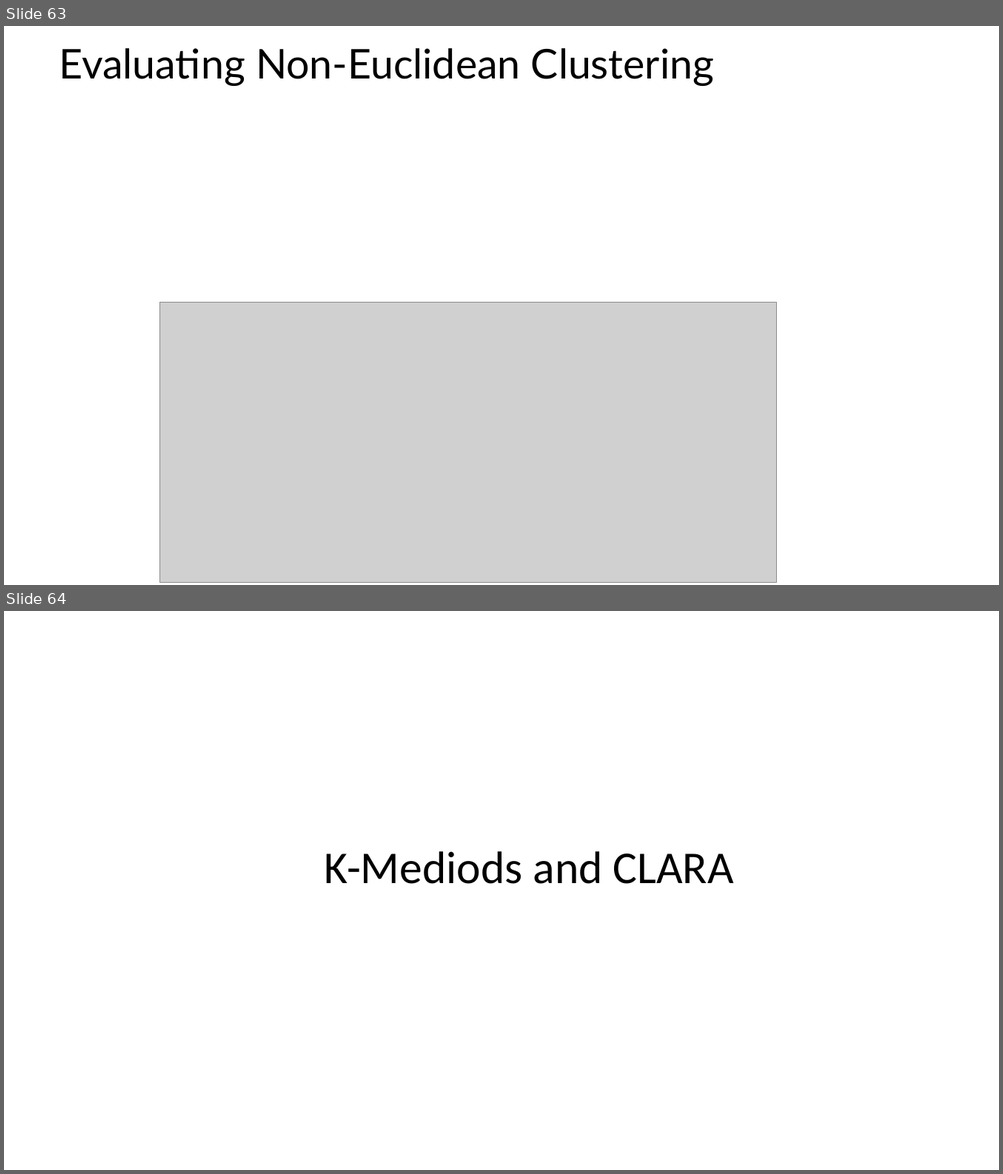
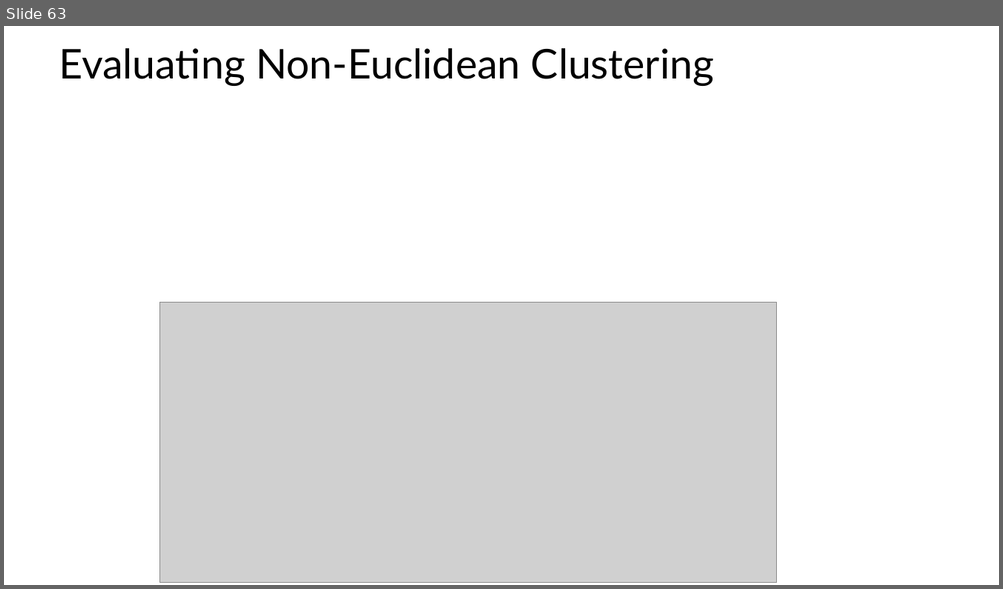
Before and after one commit to tenevian/Harvard-SSP-Data-Mining, a slide deck: slides/9_IntroductionToClustering_Part1.pptx. Shown one above the other, each under a label of ours: slides 63 and 64 before the commit, slide 63 after it. The pictures are 1003x1174 and 1003x589 pixels, drawn with LibreOffice and Linux fonts; fonts in the diff are those of the drawing; grey boxes stand for pictures. Boxes give left, top, right and bottom in pixels: in the first picture for what was removed or moved away, otherwise in the second. Text is boxed around its words. In the diff, an @@ line names an element or a change of style, - is before the commit and + after.

```diff
--- a/slides/9_IntroductionToClustering_Part1.pptx
+++ b/slides/9_IntroductionToClustering_Part1.pptx
@@ slide 64 removed at (4,611,999,1170), background #FFFFFF @@
@@ title removed at (324,851,734,884) @@
-K-Mediods and CLARA
```
Also in this commit, not shown: 1 slide changed, 15 other slides removed, 1 other file.
